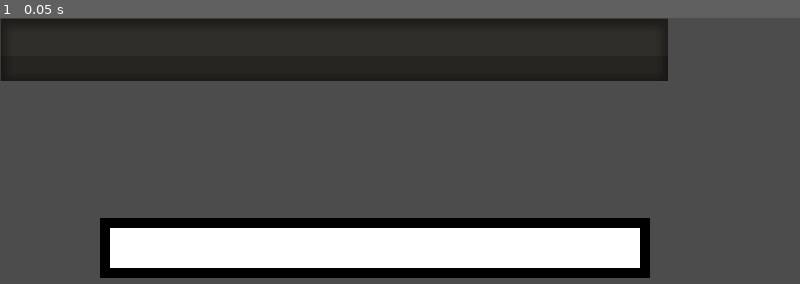
Above: before the commit, frame 1.
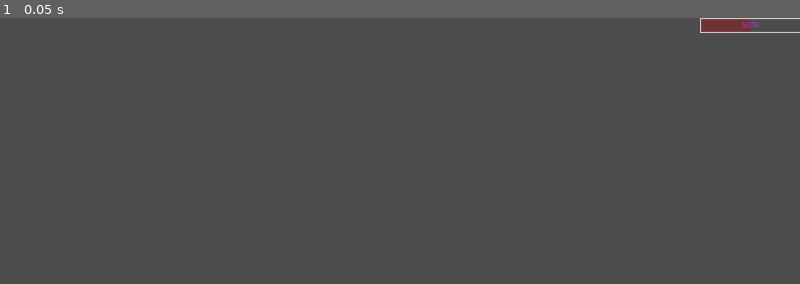
Above: after the commit, the same moment.

Repository: Glovania/Space-Invading
Game: Godot game, scene res://MainGame/HealthBar.tscn
Same seed, same stepped clock (60 frames per second), same inputs: the game is played once before the commit and once after it. This scene is started directly instead of the project's main scene.
Inputs:
- Up to frame 1 (0.05 s): no input

The runs differ from the first frame. In frame 1, 35% of the frame differs, in the area x 0-100%, y 0-98%.

Commit message:
🎉 init: Update 'MainGame'
Adding Player Health (Ongoing).

Diff:
--- a/MainGame/HealthBar.tscn
+++ b/MainGame/HealthBar.tscn
@@ -1,21 +1,40 @@
-[gd_scene load_steps=3 format=2]
+[gd_scene load_steps=4 format=2]
 
-[ext_resource path="res://MainGame/HealthBar Under.png" type="Texture" id=1]
-[ext_resource path="res://MainGame/HealthBar Over.png" type="Texture" id=2]
+[sub_resource type="Theme" id=1]
+ProgressBar/colors/font_color = Color( 0.94, 0.94, 0.94, 1 )
+ProgressBar/colors/font_color_shadow = Color( 0, 0, 0, 1 )
+ProgressBar/fonts/font = null
+ProgressBar/styles/bg = null
+ProgressBar/styles/fg = null
 
-[node name="HealthBar" type="Control"]
+[sub_resource type="StyleBoxFlat" id=2]
+bg_color = Color( 0.431373, 0.203922, 0.203922, 1 )
+border_width_left = 2
+border_width_top = 2
+border_width_right = 2
+border_width_bottom = 2
+border_color = Color( 0.8, 0.8, 0.8, 0 )
+
+[sub_resource type="StyleBoxFlat" id=3]
+bg_color = Color( 0.6, 0.6, 0.6, 0 )
+border_width_left = 2
+border_width_top = 2
+border_width_right = 2
+border_width_bottom = 2
+
+[node name="Control" type="Control"]
 anchor_right = 1.0
 anchor_bottom = 1.0
 __meta__ = {
 "_edit_use_anchors_": false
 }
 
-[node name="HealthBar" type="TextureProgress" parent="."]
-margin_right = 40.0
-margin_bottom = 40.0
+[node name="HP Bar" type="ProgressBar" parent="."]
+margin_left = 1120.0
+margin_right = 1283.0
+margin_bottom = 24.0
+theme = SubResource( 1 )
+custom_styles/fg = SubResource( 2 )
+custom_styles/bg = SubResource( 3 )
+custom_colors/font_color = Color( 0.733333, 0.168627, 0.811765, 1 )
 value = 50.0
-texture_under = ExtResource( 1 )
-texture_over = ExtResource( 2 )
-__meta__ = {
-"_edit_use_anchors_": false
-}
--- a/MainGame/MainGame.tscn
+++ b/MainGame/MainGame.tscn
@@ -7,6 +7,7 @@
 [ext_resource path="res://Enemy/Enemies.gd" type="Script" id=5]
 [ext_resource path="res://ExampleCode.gd" type="Script" id=6]
 [ext_resource path="res://MainGame/Background Image.png" type="Texture" id=7]
+[ext_resource path="res://MainGame/HealthBar.tscn" type="PackedScene" id=8]
 
 [sub_resource type="RectangleShape2D" id=1]
 extents = Vector2( 11.7647, 376 )
@@ -94,6 +95,12 @@
 [node name="Player" parent="." instance=ExtResource( 2 )]
 position = Vector2( 637.215, 639.671 )
 
+[node name="Control" parent="Player" instance=ExtResource( 8 )]
+margin_left = -1200.0
+margin_top = 39.9995
+margin_right = -1200.0
+margin_bottom = 39.9995
+
 [node name="Border_Top" type="KinematicBody2D" parent="." groups=[
 "top",
 ]]
--- a/Menu/Menu.tscn
+++ b/Menu/Menu.tscn
@@ -81,6 +81,9 @@
 size_flags_horizontal = 3
 size_flags_vertical = 3
 script = ExtResource( 7 )
+__meta__ = {
+"_edit_use_anchors_": false
+}
 MainGameScene = ExtResource( 8 )
 
 [node name="Background" type="TextureRect" parent="."]
--- a/Player/Player.gd
+++ b/Player/Player.gd
@@ -6,9 +6,9 @@
 
 export(int) var MaxHealth = 20
 
-onready var health = MaxHealth setget _setHealth
-onready var invulnerability_timer = $Area2D/InvulnerabilityTimer
-onready var animation = $AnimationPlayer
+onready var health_bar = $"Control/HP Bar"
+# onready var invulnerability_timer = $Area2D/InvulnerabilityTimer
+# onready var animation = $AnimationPlayer
 
 var movement_speed = 250
 var bulletSource = preload("res://Bullet/Bullet.tscn")
@@ -30,15 +30,20 @@
 			bulletInstance.position = Vector2(position.x, position.y-88)
 			get_tree().get_root().add_child(bulletInstance)
 
+func _on_heath_updated(health, amount):
+	health_bar.value = health
+
+func _on_max_health_updated(max_heath):
+	health_bar.max_value = max_heath
 
 func _physics_process(delta):
 	if Input.is_action_pressed("ui_left"):
 		if position.x > 30:
-			animation.play("run")
+#			animation.play("run")
 			move_and_collide(Vector2(-movement_speed * delta, 0))
 	if Input.is_action_pressed("ui_right"):
 		if position.x < 1250:
-			animation.play("run")
+#			animation.play("run")
 			move_and_collide(Vector2(movement_speed * delta, 0))
 	if Input.is_action_pressed("ui_down"):
 		if position.y < 1690:
@@ -47,18 +52,18 @@
 		if position.y > 600:
 			move_and_collide(Vector2(0, -movement_speed * delta))
 
-func damage(amount):
-	if invulnerability_timer.is_stopped():
-		invulnerability_timer.start()
-	_setHealth(health - amount)
+#func damage(amount):
+#	if invulnerability_timer.is_stopped():
+#		invulnerability_timer.start()
+#	_setHealth(health - amount)
 
-func kill():
-	pass
-
-func _setHealth(value):
-	var previousHealth = health
-	health = clamp(value, 0, MaxHealth)
-	if health != previousHealth:
-		emit_signal("health_updated", health)
-		if health == 0:
-			kill()
+#func kill():
+#	pass
+#
+#func _setHealth(value):
+#	var previousHealth = health
+#	health = clamp(value, 0, MaxHealth)
+#	if health != previousHealth:
+#		emit_signal("health_updated", health)
+#		if health == 0:
+#			kill()
Binary file added: MainGame/HealthBar Progress.png
Not shown, added: MainGame/HealthBar Progress.png.import
Not shown: 1 places in MainGame/MainGame.tscn that only renumber resources
